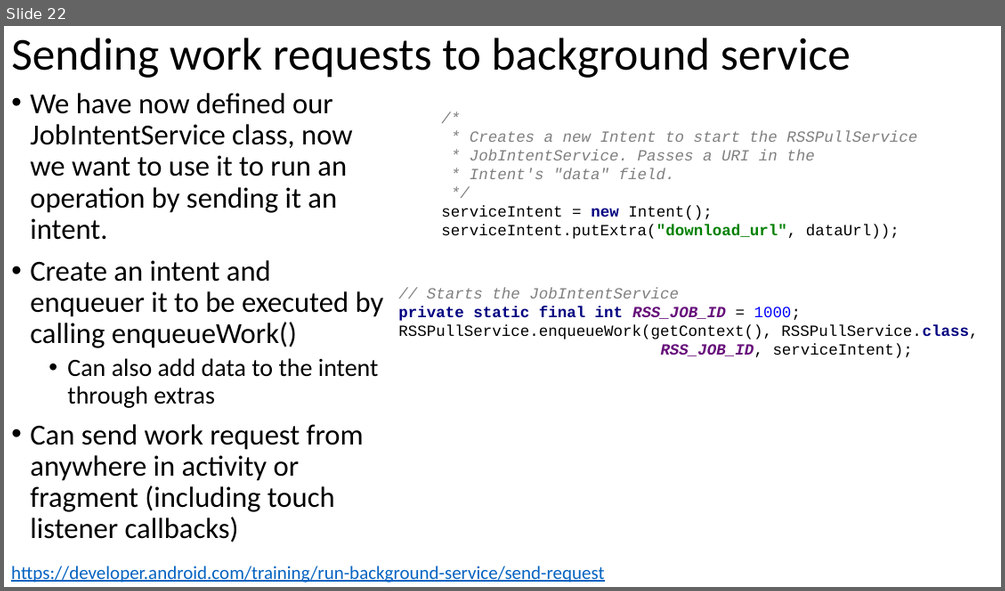
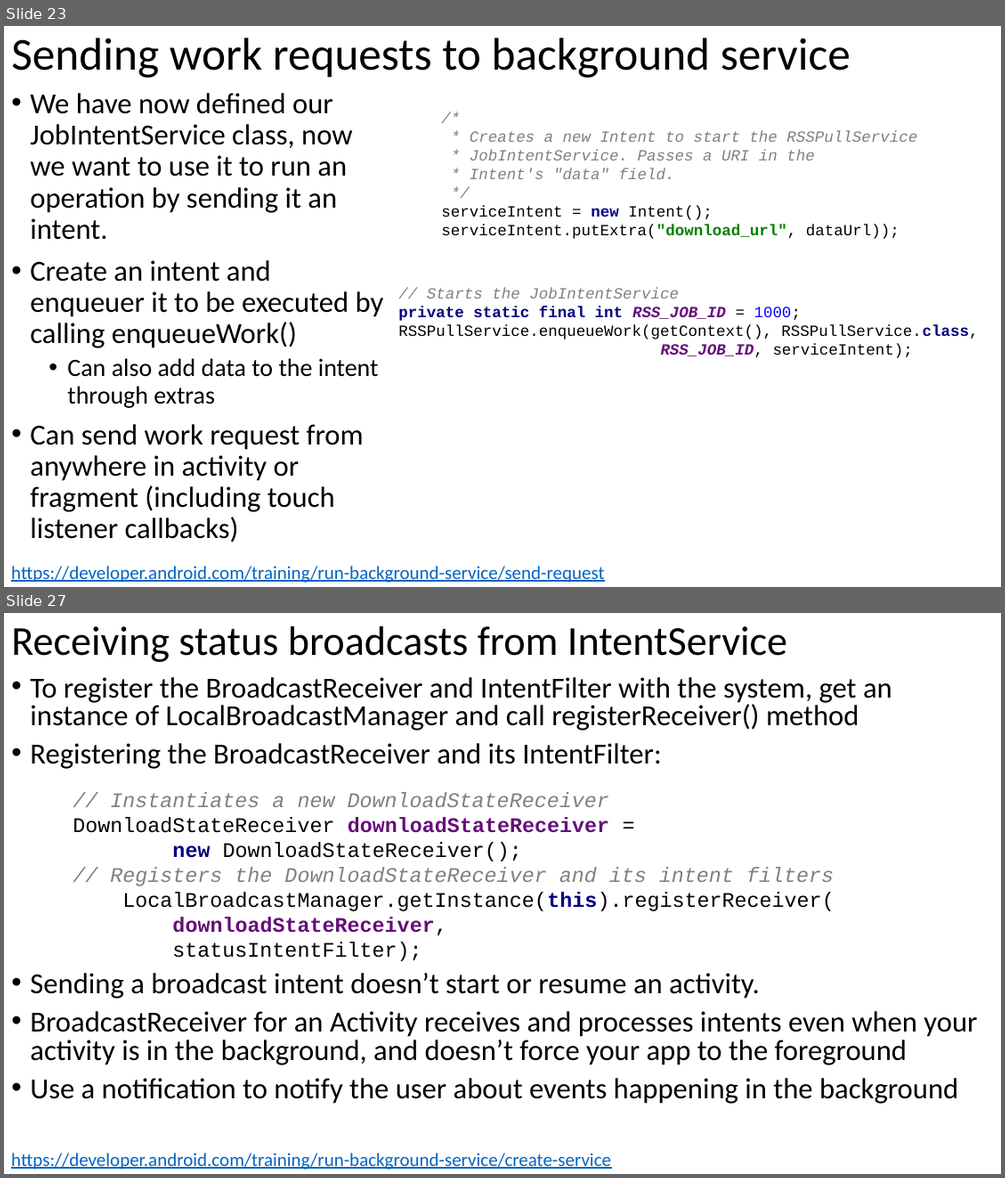
Before and after one commit to russellu/cs230, a slide deck: Lecture_08.pptx. Shown one above the other, each under a label of ours: slide 22 before the commit, slides 23 and 27 after it; the slides between them are not shown. The pictures are 1005x591 and 1005x1178 pixels, drawn with LibreOffice and Linux fonts; fonts in the diff are those of the drawing. Boxes give left, top, right and bottom in pixels: in the first picture for what was removed or moved away, otherwise in the second. Text is boxed around its words. In the diff, an @@ line names an element or a change of style, - is before the commit and + after.

```diff
--- a/Lecture_08.pptx
+++ b/Lecture_08.pptx
@@ slide 27 added at bbox=[4, 613, 1001, 1174], background #FFFFFF @@
@@ title added at bbox=[11, 626, 787, 662], 39.6 pt, text #000000 @@
+Receiving status broadcasts from IntentService
@@ text added at bbox=[30, 677, 977, 1103], 28 pt, text #000000 @@
+• To register the BroadcastReceiver and IntentFilter with the system, get an instance of LocalBroadcastManager and call registerReceiver() method
+• Registering the BroadcastReceiver and its IntentFilter:
+• Sending a broadcast intent doesn’t start or resume an activity.
+• BroadcastReceiver for an Activity receives and processes intents even when your activity is in the background, and doesn’t force your app to the foreground
+• Use a notification to notify the user about events happening in the background
@@ text added at bbox=[73, 792, 833, 961], 20 pt, text #000000 @@
+// Instantiates a new DownloadStateReceiver
+DownloadStateReceiver downloadStateReceiver =
+new DownloadStateReceiver();
+// Registers the DownloadStateReceiver and its intent filters
+LocalBroadcastManager.getInstance(this).registerReceiver(
+downloadStateReceiver,
+statusIntentFilter);
@@ text added at bbox=[11, 1152, 611, 1169], 18 pt, text #0563C1, underline @@
+https://developer.android.com/training/run-background-service/create-service
@@ what was slide 22 is now slide 23 @@
```
Also in this commit, not shown: 6 slides changed, 4 other slides added, 1 slide removed.
